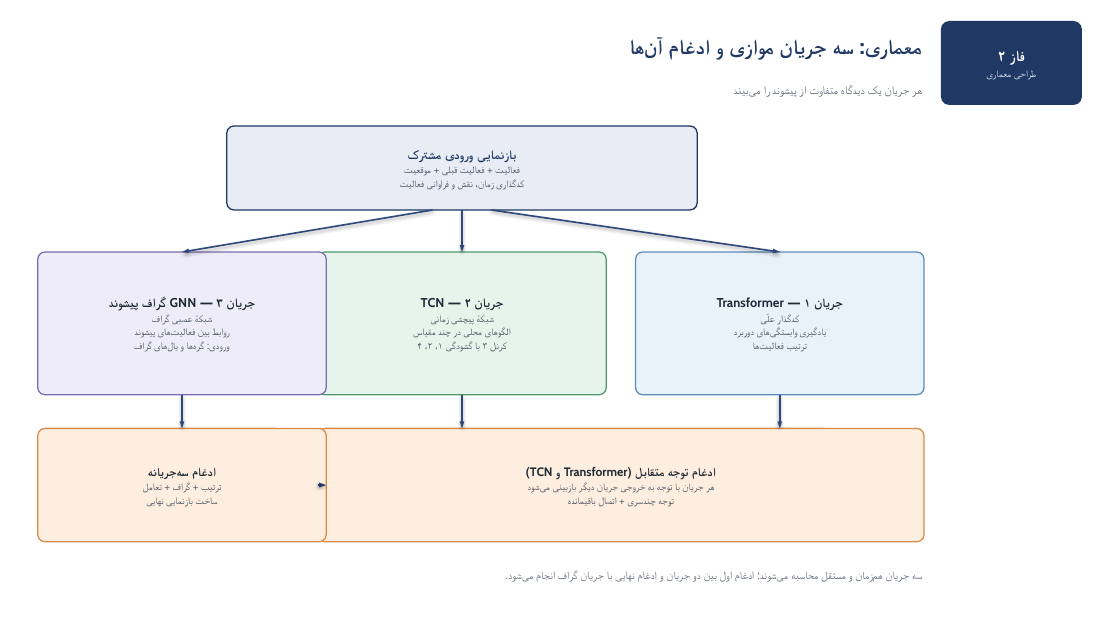
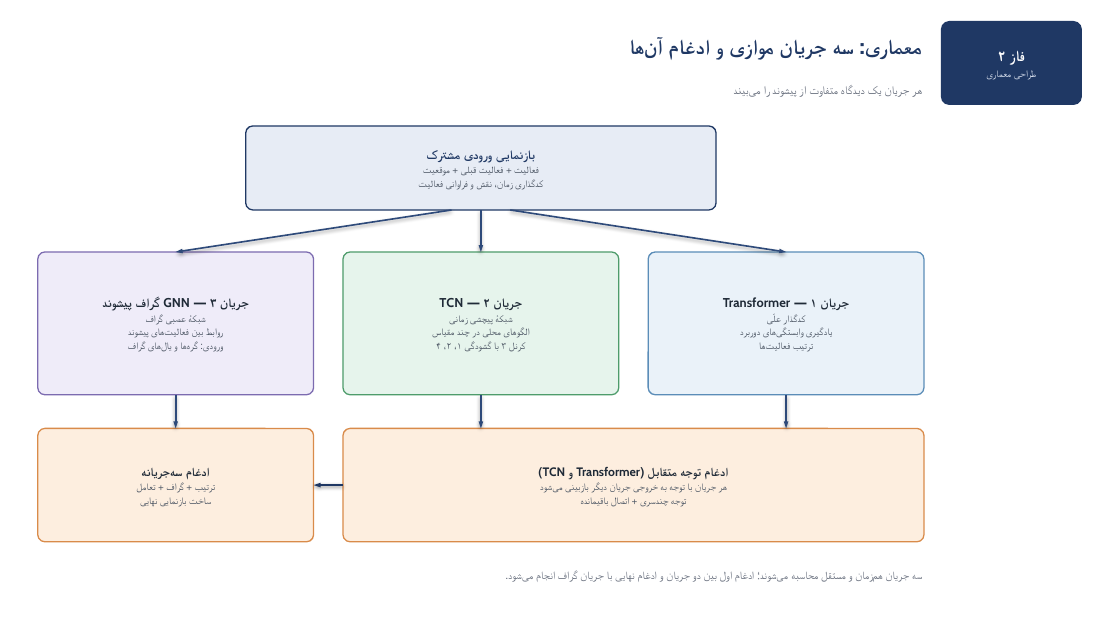
Before and after one commit to omidgholami74/farshid, a slide deck: slide 4 of prometheus-architecture-fa.pptx. Drawn at 1120x630 pixels with LibreOffice and Linux fonts; fonts in the diff are those of the drawing. Boxes give left, top, right and bottom in pixels: in the first picture for what was removed or moved away, otherwise in the second. Text is boxed around its words. In the diff, an @@ line names an element or a change of style, - is before the commit and + after.

```diff
--- a/prometheus-architecture-fa.pptx
+++ b/prometheus-architecture-fa.pptx
@@ arrow moved from (433, 210) - (182, 252) to (452, 210) - (176, 252) @@
@@ arrow moved from (492, 210) - (780, 252) to (510, 210) - (786, 252) @@
@@ rounded rectangle "جریان ۳ — GNN گراف ...": place and size @@
-rounded rectangle "جریان ۳ — GNN گراف ..." at <box>38,252,326,395</box>
+rounded rectangle "جریان ۳ — GNN گراف ..." at <box>38,252,313,395</box>
@@ rounded rectangle "جریان ۲ — TCN": place and size @@
-rounded rectangle "جریان ۲ — TCN" at <box>318,252,606,395</box>
+rounded rectangle "جریان ۲ — TCN" at <box>343,252,618,395</box>
@@ rounded rectangle "جریان ۱ — Transformer": place and size @@
-rounded rectangle "جریان ۱ — Transformer" at <box>636,252,924,395</box>
+rounded rectangle "جریان ۱ — Transformer" at <box>649,252,924,395</box>
@@ arrow moved from (182, 395) - (182, 429) to (176, 395) - (176, 429) @@
@@ 2 arrows, 1 rounded rectangle: place and size @@
-2 arrows, 1 rounded rectangle at <box>227,126,697,429</box>
+2 arrows, 1 rounded rectangle at <box>245,126,716,429</box>
@@ arrow moved from (780, 395) - (780, 429) to (786, 395) - (786, 429) @@
@@ rounded rectangle "ادغام سه‌جریانه": place and size @@
-rounded rectangle "ادغام سه‌جریانه" at <box>38,429,326,542</box>
+rounded rectangle "ادغام سه‌جریانه" at <box>38,429,313,542</box>
@@ rounded rectangle "ادغام توجه متقابل (Transformer و ...": place and size @@
-rounded rectangle "ادغام توجه متقابل (Transformer و ..." at <box>318,429,924,542</box>
+rounded rectangle "ادغام توجه متقابل (Transformer و ..." at <box>343,429,924,542</box>
@@ arrow moved from (318, 485) - (326, 485) to (343, 485) - (313, 485) @@
```
Also in this commit, not shown: 4 other slides changed, 2 other files.
